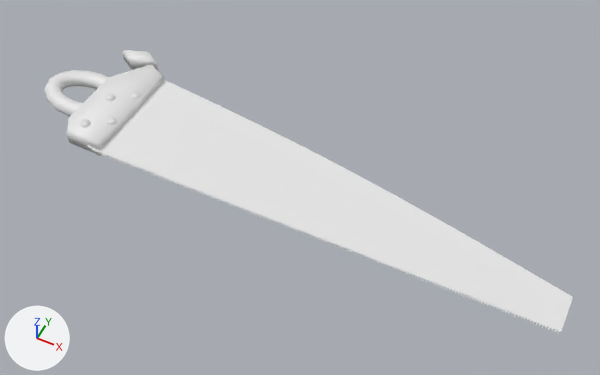
Before and after pictures for a commit that changed the glTF model assets/props/models/handsaw.glb.
Both versions are drawn from a 50 mm camera at (0.362, -0.672, 0.827) aimed at (0.026, 0.0, -0.014). The axes (+X, +Y, +Z) are drawn at lower left. The lights are the same throughout. The older version comes first. Vertices at exactly the same position are counted once.

Script lines for the objects in view, before the commit:
```python
me_blade = bpy.data.meshes.new('Blade')
me_blade.from_pydata(...)  # 774 vertices, 466 faces; spans x -0.26..0.4, y -0.088..0.084, z 0.01..0.012
me_handle = bpy.data.meshes.new('Handle')
me_handle.from_pydata(...)  # 168 vertices, 316 faces; spans x -0.391..-0.24, y -0.082..0.119, z 0.0..0.022
ob_blade = bpy.data.objects.new('Blade', me_blade)
ob_blade.location = (0.0, 0.0, 0.0)
ob_handle = bpy.data.objects.new('Handle', me_handle)
ob_handle.location = (0.0, 0.0, 0.0)
```
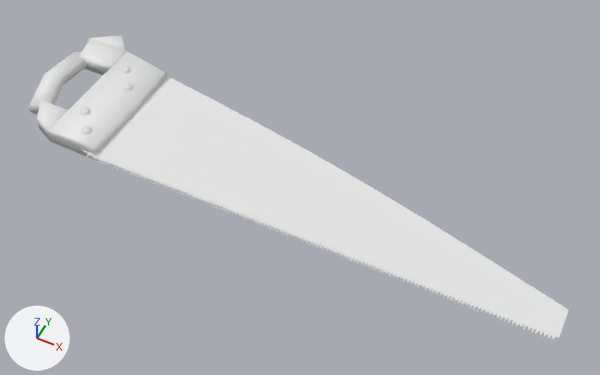
The change, as a list of edits to the scene's bpy script:
```text
Change me_blade:
    used by ob_blade; location = (0.0, 0.0, 0.0)
    remove me_blade.from_pydata(...)  # 774 vertices, 466 faces; spans x -0.26..0.4, y -0.088..0.084, z 0.01..0.012
    add me_blade.from_pydata(...)  # 618 vertices, 388 faces; spans x -0.26..0.4, y -0.1..0.094, z 0.01..0.012
    me_blade part 1: the loose piece of 359 vertices spanning x -0.25..0.4, y -0.088..-0.083, z 0.01 is rebuilt with 281 vertices and now spans x -0.25..0.397, y -0.1..-0.093, z 0.01
    me_blade part 2: the loose piece of 359 vertices spanning x -0.25..0.4, y -0.088..-0.083, z 0.012 is rebuilt with 281 vertices and now spans x -0.25..0.397, y -0.1..-0.093, z 0.012
    me_blade part 3
    54 vertices are removed from x -0.26..0.4, y -0.083..0.084, z 0.01..0.012
    108 faces are deleted
    54 vertices are added at x -0.26..0.4, y -0.093..0.094, z 0.01..0.012
    108 new faces join them
Change me_handle:
    used by ob_handle; location = (0.0, 0.0, 0.0)
    remove me_handle.from_pydata(...)  # 168 vertices, 316 faces; spans x -0.391..-0.24, y -0.082..0.119, z 0.0..0.022
    add me_handle.from_pydata(...)  # 75 vertices, 138 faces; spans x -0.406..-0.24, y -0.092..0.134, z 0.0..0.022
    me_handle part 4: the loose piece of 134 vertices spanning x -0.391..-0.256, y -0.044..0.048, z 0.0..0.022 is rebuilt with 38 vertices and now spans x -0.39..-0.24, y -0.092..0.106, z 0.0..0.022
    me_handle part 5: a new loose piece of 26 vertices spanning x -0.406..-0.348, y -0.059..0.071, z 0.0..0.022
    me_handle part 6: the loose piece of 14 vertices spanning x -0.33..-0.265, y 0.089..0.119, z 0.001..0.021 is deleted
    me_handle part 7
    11 vertices are added at x -0.395..-0.325, y 0.104..0.134, z 0.002..0.02
    18 new faces join them
    other edits to the shape of me_handle do not show in these pictures
```

Location of each change, (x1, y1, x2, y2) in pixels of the pictures (600 x 375 px; the box of a moved part takes in the faces that stretch with it):
'Blade', reshaped
    before: (87, 80, 573, 333)
    after: (83, 76, 568, 340)
'Handle', reshaped (17% wider, 19% taller)
    before: (44, 50, 164, 156)
    after: (27, 35, 167, 161)
part 1 of me_blade, rebuilt
    before: (92, 150, 561, 332)
    after: (87, 155, 553, 340)
part 2 of me_blade, rebuilt
    before: (92, 149, 560, 333)
    after: (87, 153, 556, 339)
part 3 of me_blade, moved or reshaped
    before: (87, 80, 573, 331)
    after: (83, 76, 568, 338)
part 4 of me_handle, rebuilt
    before: (44, 70, 109, 117)
    after: (37, 38, 167, 161)
part 5 of me_handle, added
    after: (27, 51, 87, 114)
part 6 of me_handle, deleted
    before: (122, 50, 158, 70)
part 7 of me_handle, added
    after: (87, 35, 125, 50)
